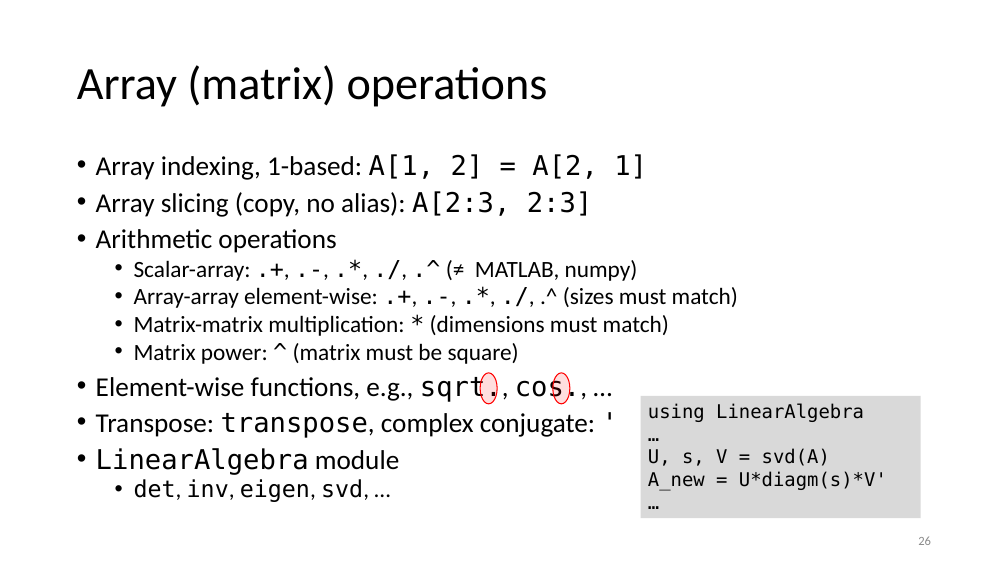
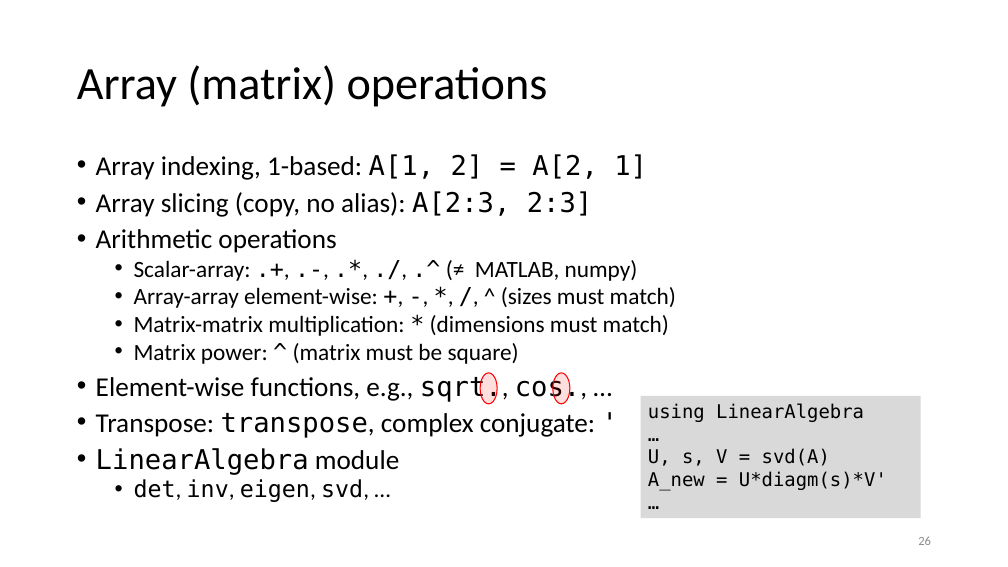
Before and after one commit to gjbex/Julia_good_bad_ugly, a slide deck: slide 26 of julia_good_back_ugly.pptx. Drawn at 1008x567 pixels with LibreOffice and Linux fonts; fonts in the diff are those of the drawing. Boxes give left, top, right and bottom in pixels: in the first picture for what was removed or moved away, otherwise in the second. Text is boxed around its words. In the diff, an @@ line names an element or a change of style, - is before the commit and + after.

Commit message:
Fix typos

```diff
--- a/julia_good_back_ugly.pptx
+++ b/julia_good_back_ugly.pptx
@@ text at box(134, 287, 676, 308): text changed @@
-  • Array-array element-wise: .+, .-, .*, ./, .^ (sizes must match)
+  • Array-array element-wise: +, -, *, /, ^ (sizes must match)
```
Also in this commit, not shown: 3 other slides changed.
